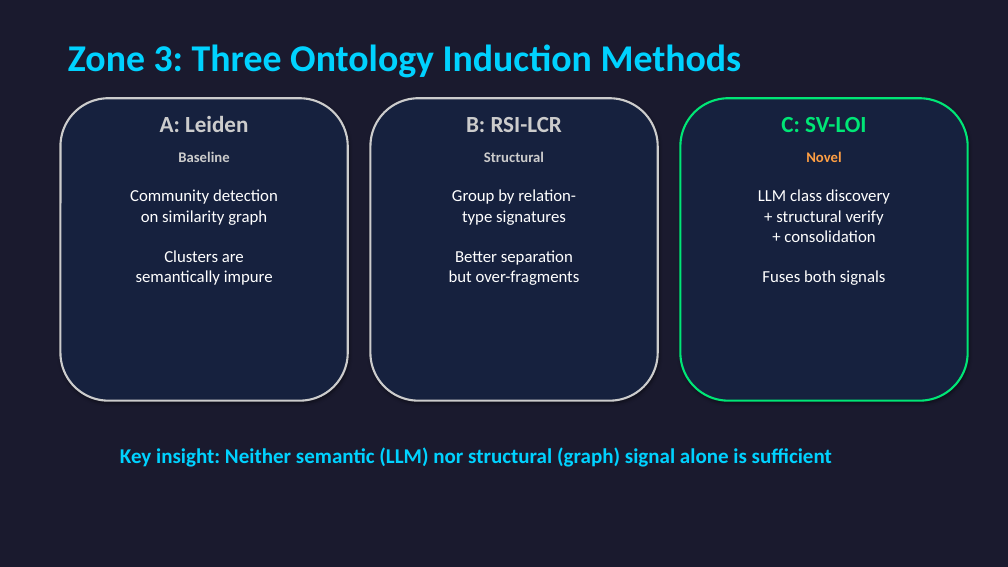
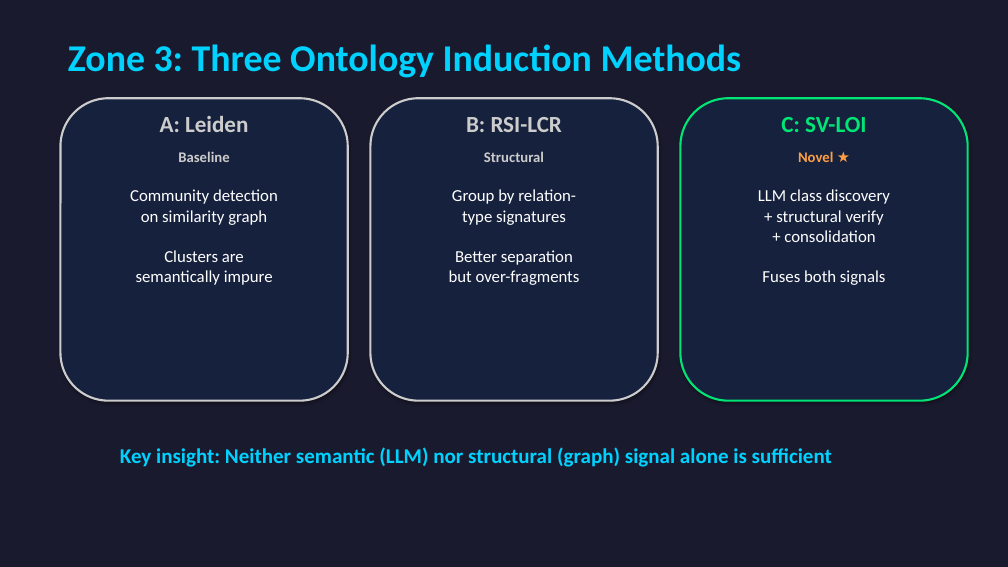
Before and after one commit to xiw-1202/Agentic-Data-Fusion-for-Insurance-Knowledge-Graphs, a slide deck: slide 5 of docs/CS584_Midterm_Presentation.pptx. Drawn at 1008x567 pixels with LibreOffice and Linux fonts; fonts in the diff are those of the drawing. Boxes give left, top, right and bottom in pixels: in the first picture for what was removed or moved away, otherwise in the second. Text is boxed around its words. In the diff, an @@ line names an element or a change of style, - is before the commit and + after.

```diff
--- a/docs/CS584_Midterm_Presentation.pptx
+++ b/docs/CS584_Midterm_Presentation.pptx
@@ text at (798, 151, 833, 162): text changed @@
-Novel
+Novel ★
```
Also in this commit, not shown: 7 other slides changed, 3 slides added.
